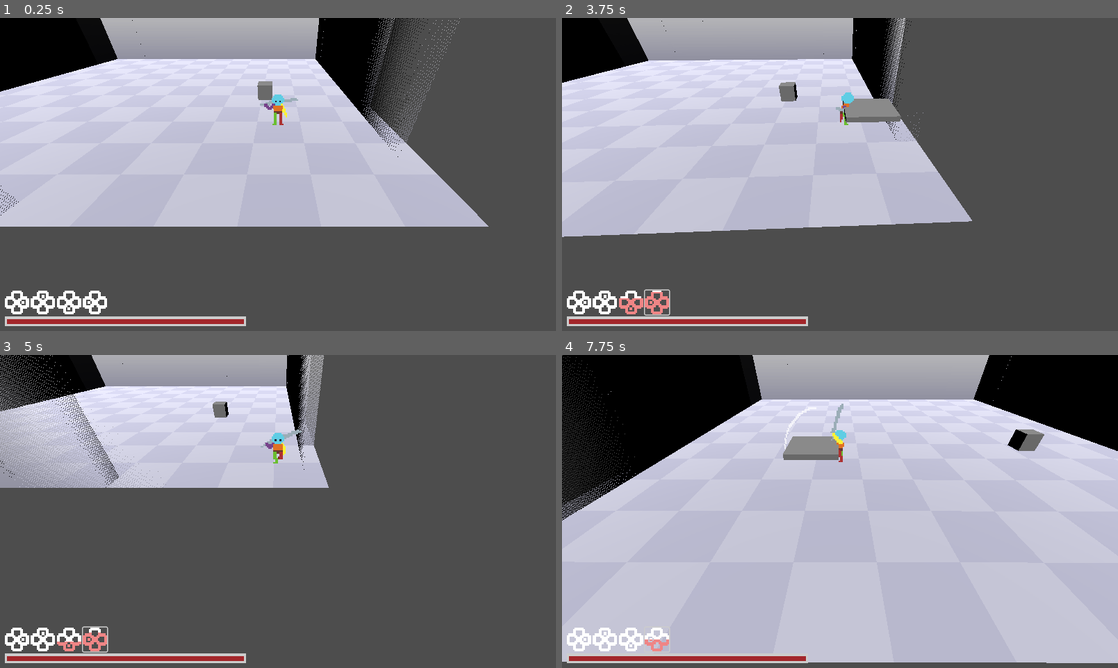
Above: before the commit, frames 1-4 (two rows, left to right).
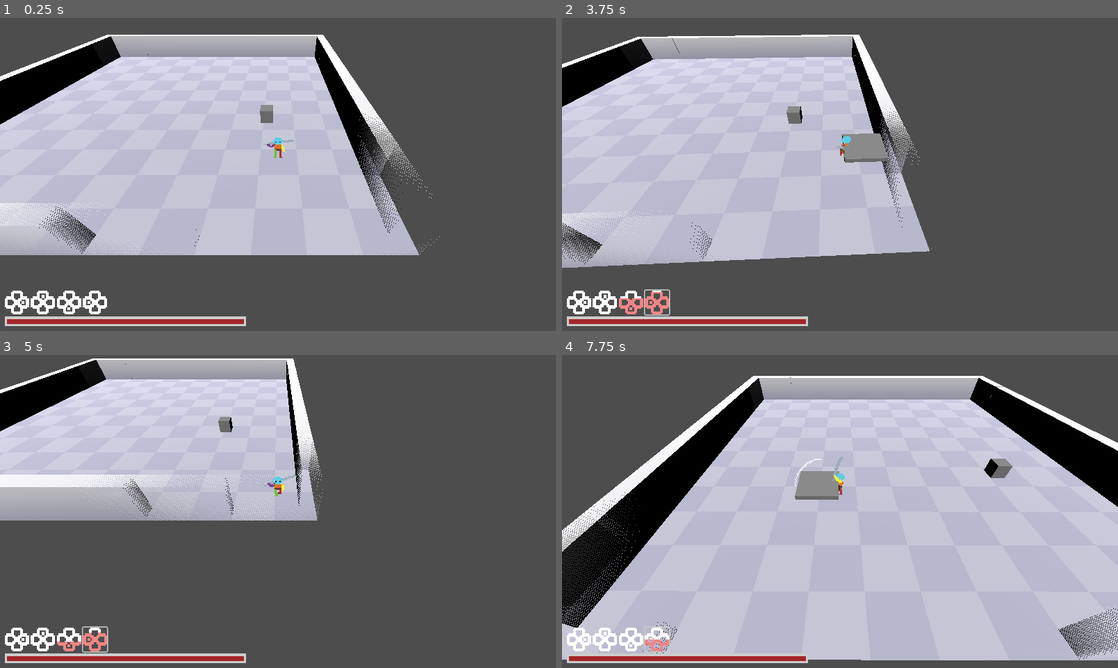
Above: after the commit, the same moments.

Repository: torbenvanassche/necro_ascension
Game: Godot game, scene res://scenes/test.tscn
Same seed, same stepped clock (60 frames per second), same inputs: the game is played once before the commit and once after it.
Inputs (mouse positions are in pixels of both pictures, inside the frame that each line leads up to):
- Up to frame 1 (0.25 s): no input
- Up to frame 2 (3.75 s): click (578, 302) at 0.5 s; click (606, 302) at 1.25 s; click (628, 302) at 2 s; click (656, 302) at 2.75 s; tap Enter at 3.5 s; move the mouse to (962, 158) at 3.52 s; hold D (right) from 3.53 s (still down); hold E (interact) from 3.53 s (still down); click (962, 158) at 3.67 s
- Up to frame 3 (5 s): move the mouse to (166, 527) at 4.27 s; release D (right) at 4.28 s; release E (interact) at 4.28 s; hold S (back) from 4.28 s (still down); click (166, 527) at 4.35 s
- Up to frame 4 (7.75 s): move the mouse to (895, 442) at 5.02 s; release S (back) at 5.03 s; hold D (right) 5.03-5.78 s; hold E (interact) 5.03-5.78 s; move the mouse to (812, 574) at 5.77 s; hold W (forward) 5.78-6.53 s; click (812, 574) at 5.85 s; move the mouse to (1006, 558) at 6.52 s; hold E (interact) 6.53-7.28 s; hold A (left) from 6.53 s (still down); move the mouse to (673, 464) at 7.27 s; click (673, 464) at 7.35 s

The runs differ from the first frame. In frame 1, 23% of the frame differs, in the area x 0-88%, y 0-76%; in frame 2, 18%; in frame 3, 15%; in frame 4, 32%, in the area x 0-100%, y 0-99%.

Commit message:
adjusted camera

Diff:
--- a/scenes/test.tscn
+++ b/scenes/test.tscn
@@ -52,6 +52,7 @@
 transform = Transform3D(1, 0, 0, 0, 1, 0, 0, 0, 1, 1, 0, -2)
 
 [node name="walls" type="Node3D" parent="Level"]
+transform = Transform3D(1, 0, 0, 0, 0.5, 0, 0, 0, 1, 0, 0, 0)
 
 [node name="wall-corner2" parent="Level/walls" instance=ExtResource("12_kh771")]
 transform = Transform3D(-0.999999, 0.000901472, 0.00137705, 0.000903501, 0.999999, 0.00145777, -0.00137572, 0.00145903, -0.999998, -0.25, 0, 0.25)
@@ -176,7 +177,7 @@
 speed = 2.0
 
 [node name="Camera3D" type="Camera3D" parent="." node_paths=PackedStringArray("target")]
-transform = Transform3D(1, 0, 0, 0, 0.965926, 0.258819, 0, -0.258819, 0.965926, 1.8713, 0.496552, 0.882498)
+transform = Transform3D(1, 0, 0, 0, 0.78043, 0.625243, 0, -0.625243, 0.78043, 1.8713, 0.896732, 0.882498)
 script = ExtResource("4_0gajg")
 target = NodePath("../character")
 follow_speed = 10.0
